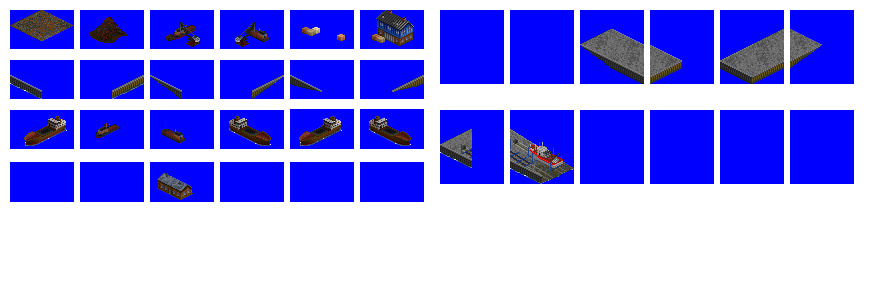
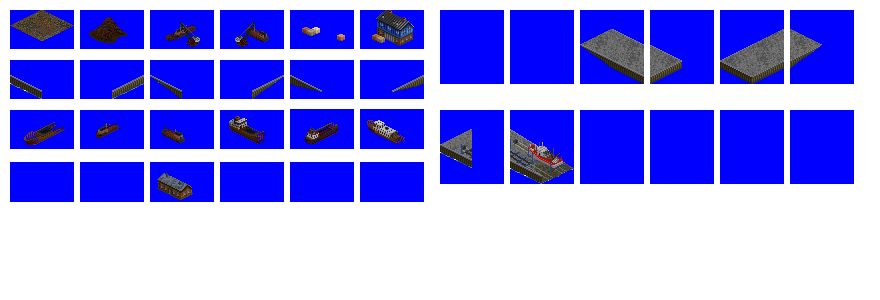
Comparing the layer stacks of the two 880×300 images. Changes:
added layer "Pasted Layer #2" above "Pasted Layer" over [299,116,411,146]
painted on "Pasted Layer #1" over [25,116,271,146]
painted on "trading_post_1.png" over [175,26,266,36]
